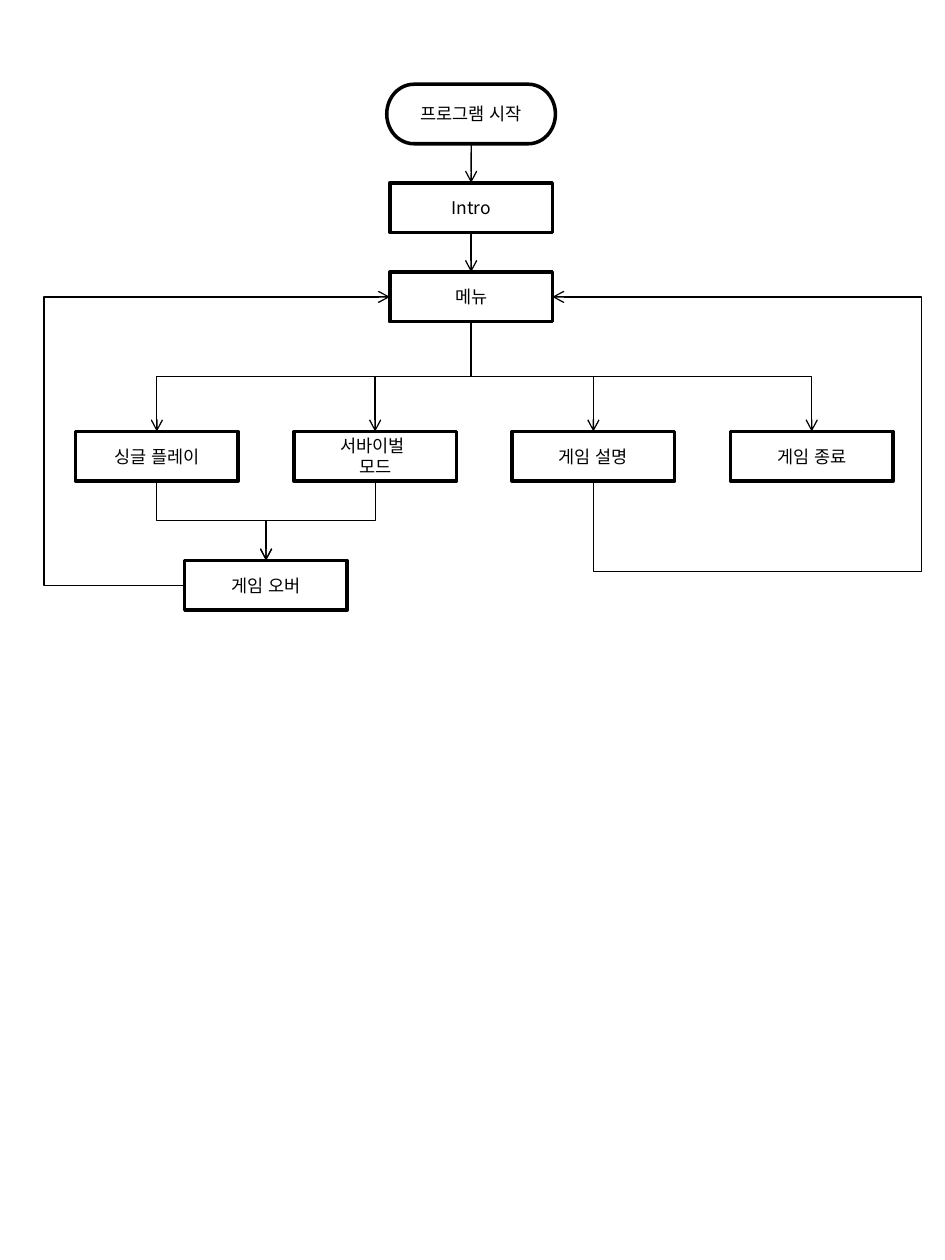
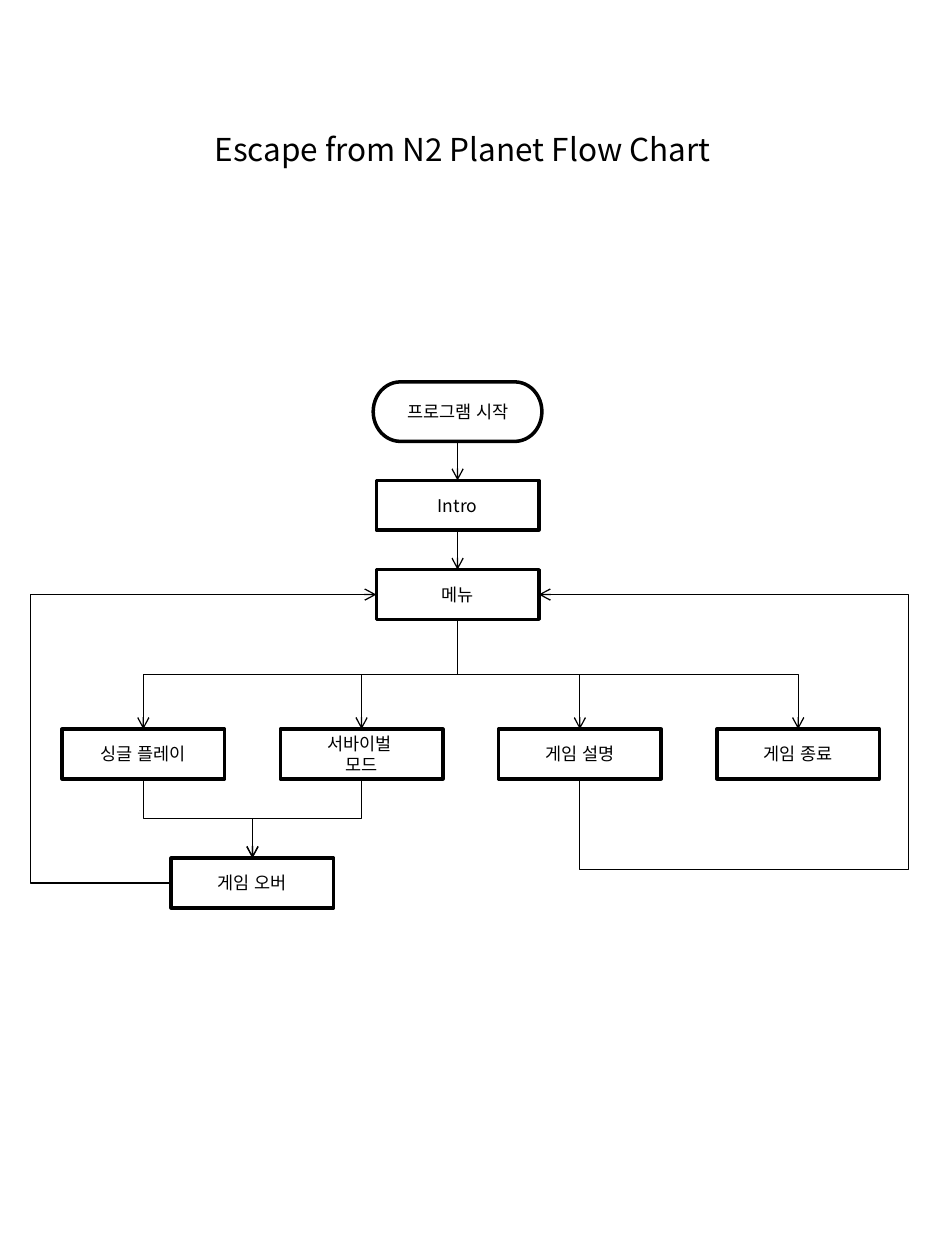
Before and after one commit to TomLeeLive/enpgame, a slide deck: slide 1 of doc/ENP_Flowchart.pptx. Drawn at 945x1260 pixels with LibreOffice and Linux fonts; fonts in the diff are those of the drawing. Boxes give left, top, right and bottom in pixels: in the first picture for what was removed or moved away, otherwise in the second. Text is boxed around its words. In the diff, an @@ line names an element or a change of style, - is before the commit and + after.

Commit message:
[doc] update doc/ENP_Flowchart.pptx

```diff
--- a/doc/ENP_Flowchart.pptx
+++ b/doc/ENP_Flowchart.pptx
@@ text added at <box>215,135,710,169</box>, 18 pt, text #000000 @@
+Escape from N2 Planet Flow Chart
@@ arrow moved from (471, 144) - (471, 183) to (457, 441) - (457, 480) @@
@@ rectangle "Intro": place and size @@
-rectangle "Intro" at <box>389,183,552,232</box>
+rectangle "Intro" at <box>377,480,539,529</box>
@@ 8 elbow arrows, 4 rectangles, 1 pill shape, 1 arrow: place and size @@
-8 elbow arrows, 4 rectangles, 1 pill shape, 1 arrow at <box>44,84,922,586</box>
+8 elbow arrows, 4 rectangles, 1 pill shape, 1 arrow at <box>30,382,908,883</box>
@@ rectangle "메뉴": place and size @@
-rectangle "메뉴" at <box>389,272,552,321</box>
+rectangle "메뉴" at <box>377,570,539,619</box>
@@ rectangle "게임 오버": place and size @@
-rectangle "게임 오버" at <box>185,561,348,610</box>
+rectangle "게임 오버" at <box>171,858,334,907</box>
```
